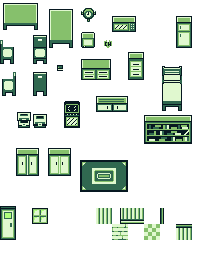
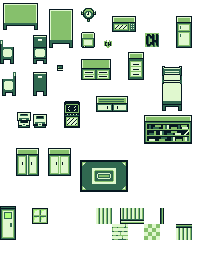
Before/after of a 200 × 264 layered artwork. What changed in the layer stack:
added layer "Simbolo CH Grande" above "Fundo" over bbox(145, 33, 159, 47)
